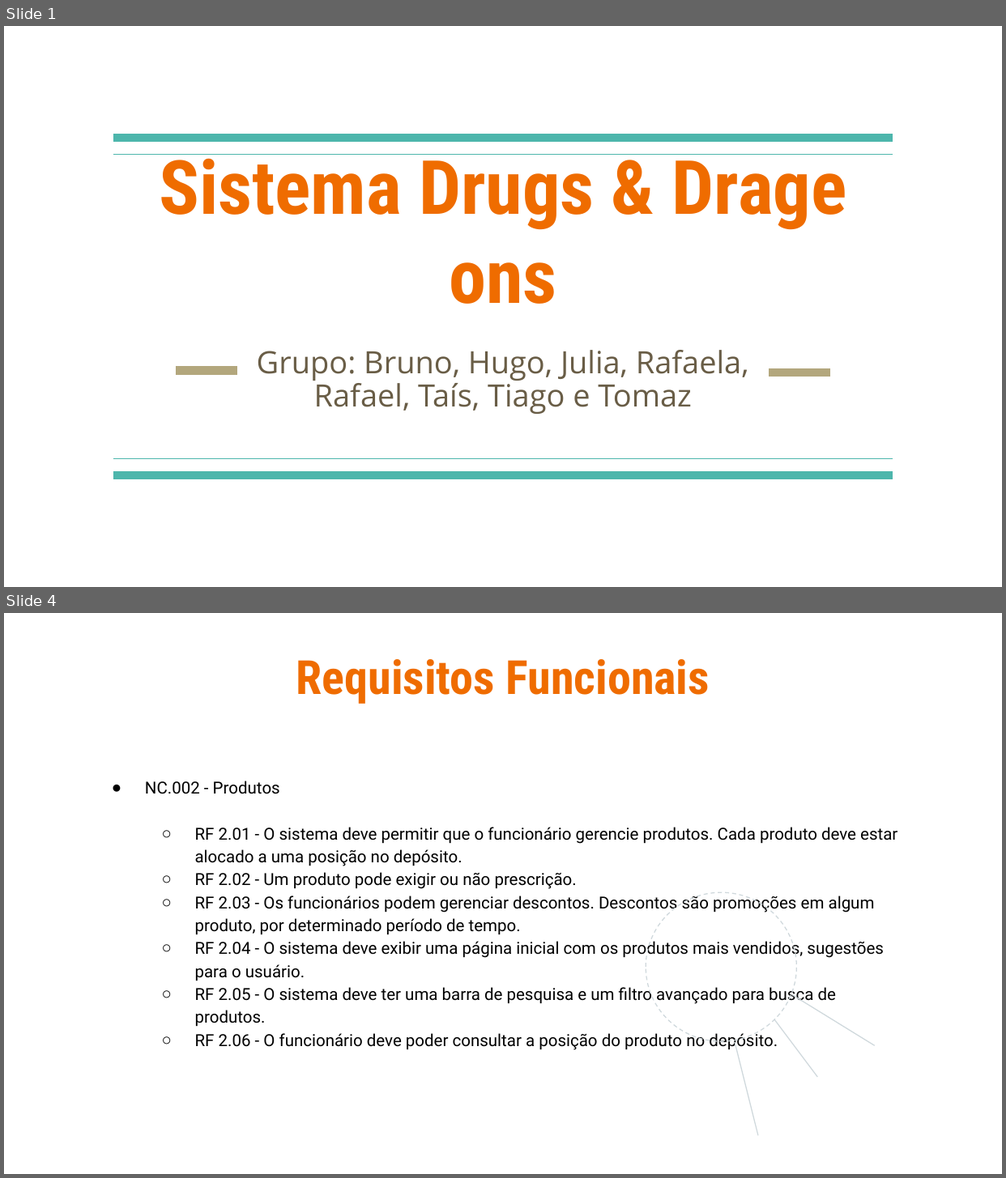
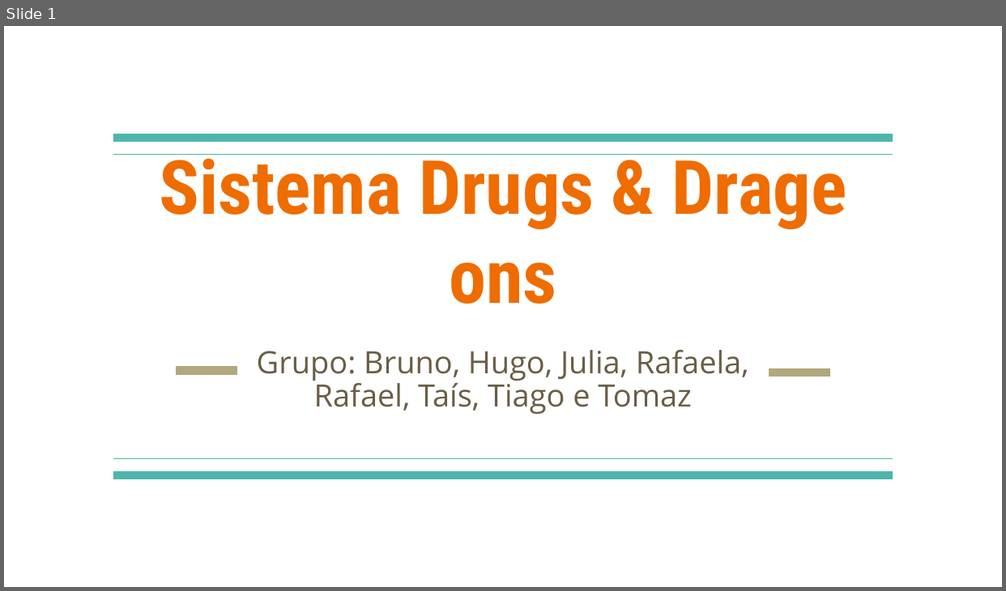
Before and after one commit to HugoBianquini/Projeto-de-Software, a slide deck: Sistema Drugs & Drage ons.pptx. Shown one above the other, each under a label of ours: slides 1 and 4 before the commit, slide 1 after it; the slides between them are not shown. The pictures are 1006x1178 and 1006x591 pixels, drawn with LibreOffice and Linux fonts; fonts in the diff are those of the drawing; background and template pictures are left out. Boxes give left, top, right and bottom in pixels: in the first picture for what was removed or moved away, otherwise in the second. Text is boxed around its words. In the diff, an @@ line names an element or a change of style, - is before the commit and + after.

```diff
--- a/Sistema Drugs & Drage ons.pptx
+++ b/Sistema Drugs & Drage ons.pptx
@@ slide 4 removed at (4, 613, 1002, 1174), background picture (left out) @@
@@ title removed at (296, 659, 710, 704) @@
-Requisitos Funcionais
@@ text removed at (145, 781, 897, 1051) @@
-● NC.002 - Produtos
-  ○ RF 2.01 - O sistema deve permitir que o funcionário gerencie produtos. Cada produto deve estar alocado a uma posição no depósito.
-  ○ RF 2.02 - Um produto pode exigir ou não prescrição.
-  ○ RF 2.03 - Os funcionários podem gerenciar descontos. Descontos são promoções em algum produto, por determinado período de tempo.
-  ○ RF 2.04 - O sistema deve exibir uma página inicial com os produtos mais vendidos, sugestões para o usuário.
-  ○ RF 2.05 - O sistema deve ter uma barra de pesquisa e um filtro avançado para busca de produtos.
-  ○ RF 2.06 - O funcionário deve poder consultar a posição do produto no depósito.
@@ ellipse removed at (646, 892, 796, 1041) @@
@@ line removed from (792, 995) to (874, 1046) @@
@@ line removed from (774, 1020) to (817, 1077) @@
@@ line removed from (735, 1042) to (758, 1136) @@
```
Also in this commit, not shown: 1 slide changed, 4 slides added, 51 other slides removed, 1 other file.
